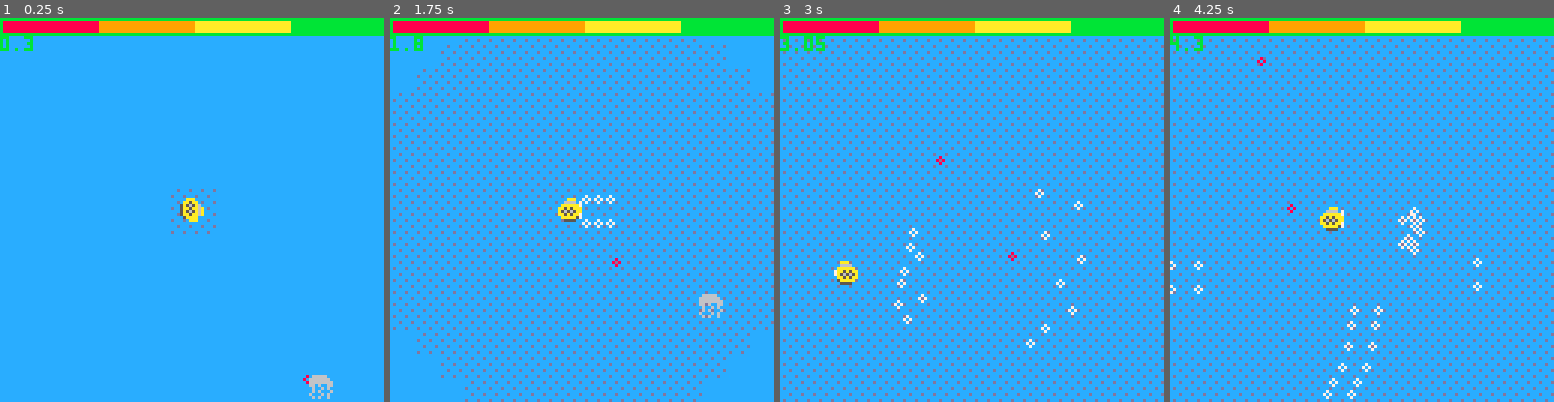
Above: before the commit, frames 1-4 (left to right).
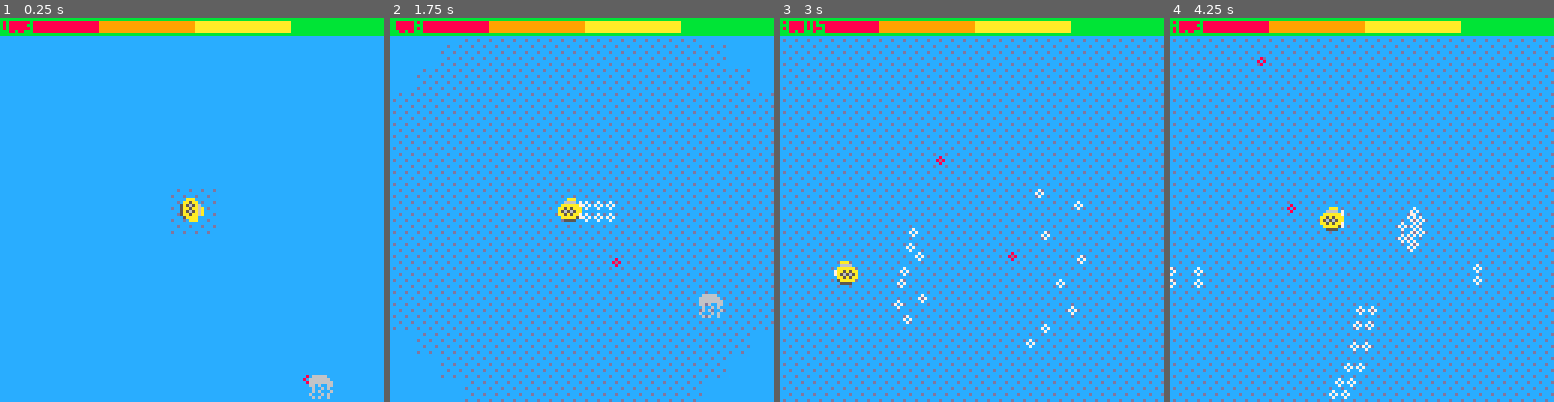
Above: after the commit, the same moments.

Repository: GraulierBrice/LudumDare48
Game: PICO-8 cartridge ludum-dare-48.p8
The game is run twice, just before and just after one commit, with the same random seed, the same clock (stepped at 60 frames per second) and the same inputs.
Inputs:
- Up to frame 1 (0.25 s): no input
- Up to frame 2 (1.75 s): tap X (X key) at 0.33, 1.07 s; hold Right from 1.6 s (still down)
- Up to frame 3 (3 s): tap X (X key) at 1.85, 2.97 s; release Right at 2.1 s; hold Up 2.15-2.42 s; hold Right from 2.47 s (still down)
- Up to frame 4 (4.25 s): release Right at 3.03 s; hold Left 3.08-3.58 s; hold Down 3.63-3.97 s; hold Right from 4.02 s (still down); tap X (X key) at 4.08 s

The runs differ from the first frame. In frame 1, 0.2% of the frame differs, in the area x 0-9%, y 0-9%; in frame 2, 0.5%; in frame 3, 0.4%; in frame 4, 0.9%, in the area x 0-82%, y 0-100%.

Commit message:
animation fix, machine gun fix

Diff:
--- a/ludum-dare-48.p8
+++ b/ludum-dare-48.p8
@@ -21,11 +21,7 @@
 function _draw()
 	local y=time()
 	draw_environment(y)
-	for i=1,#colliders do
-		--col_draw(colliders[i])
-	end
 	draw_bullets()
-	print(player.hp,0,0,7)
 	draw_enemies()
 	draw_player()
 	draw_health()
@@ -92,7 +88,7 @@
 
 function draw_player()
 	local a = atan2(player.vel.x, player.vel.y)
-	local f = (vec_len(player.vel)/8 * time()) % 2
+	local f = (vec_len(player.vel)/4 + time()) % 2
 	if a<0.125 or 0.875<a   then
 		spr(7+f, player.pos.x-4,player.pos.y-4,1,1,true)
 	elseif a<0.375 then
@@ -205,8 +201,8 @@
 
 function machine_gun(dir)
 	local bspeed=vector(64,64)
-	bullet_straight(vec_add(player.pos, vector(player.radius*2*dir.y,player.radius*2*dir.x)), vec_mul(dir, bspeed), 7, 0, 3)
-	bullet_straight(vec_add(player.pos, vector(-player.radius*2*dir.y,-player.radius*2*dir.x)), vec_mul(dir, bspeed), 7, 0, 3)
+	bullet_straight(vec_add(player.pos, vector(player.radius*dir.y,player.radius*dir.x)), vec_mul(dir, bspeed), 7, 0, 3)
+	bullet_straight(vec_add(player.pos, vector(-player.radius*dir.y,-player.radius*dir.x)), vec_mul(dir, bspeed), 7, 0, 3)
 end
 
 function shot_gun(dir)
